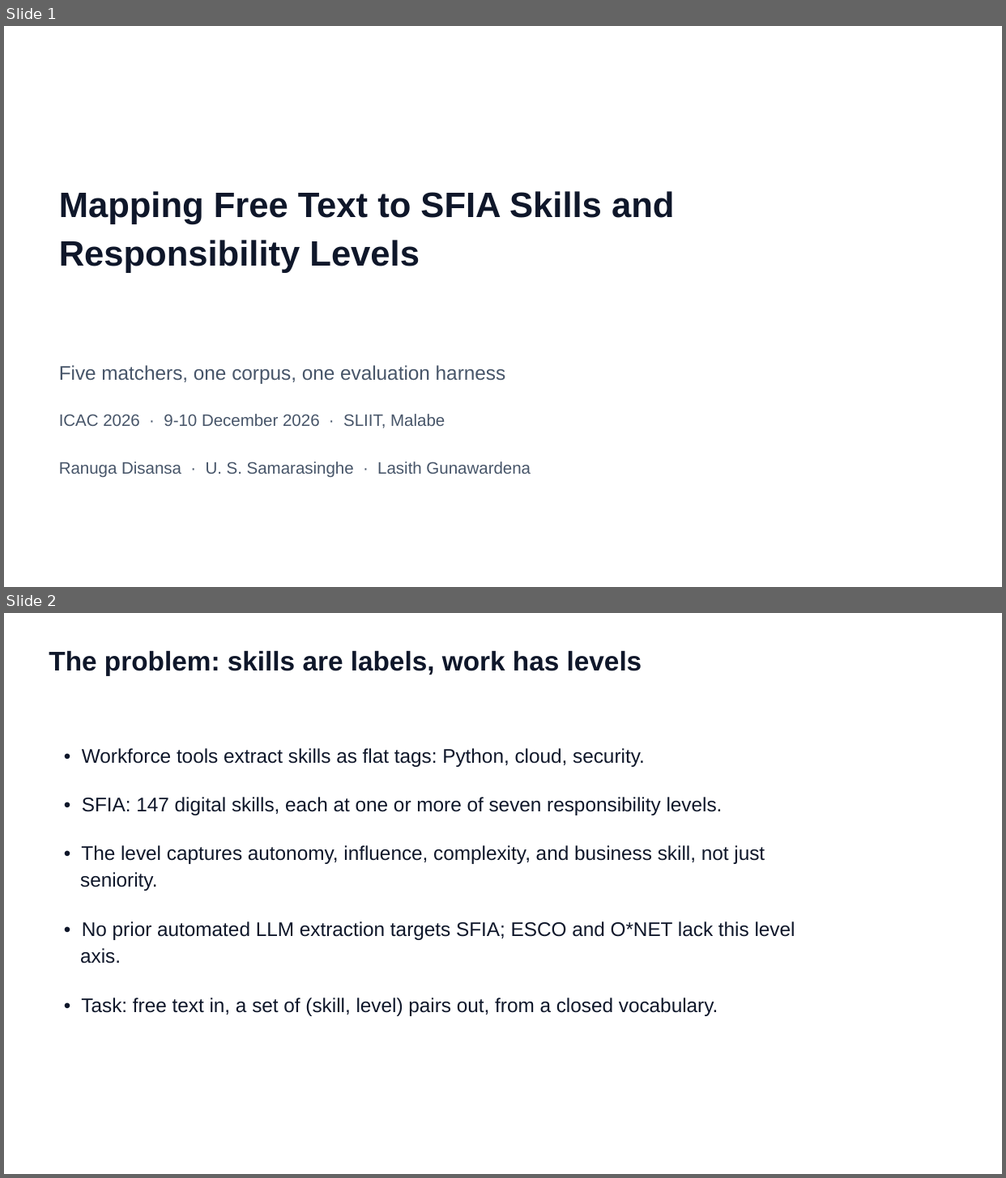
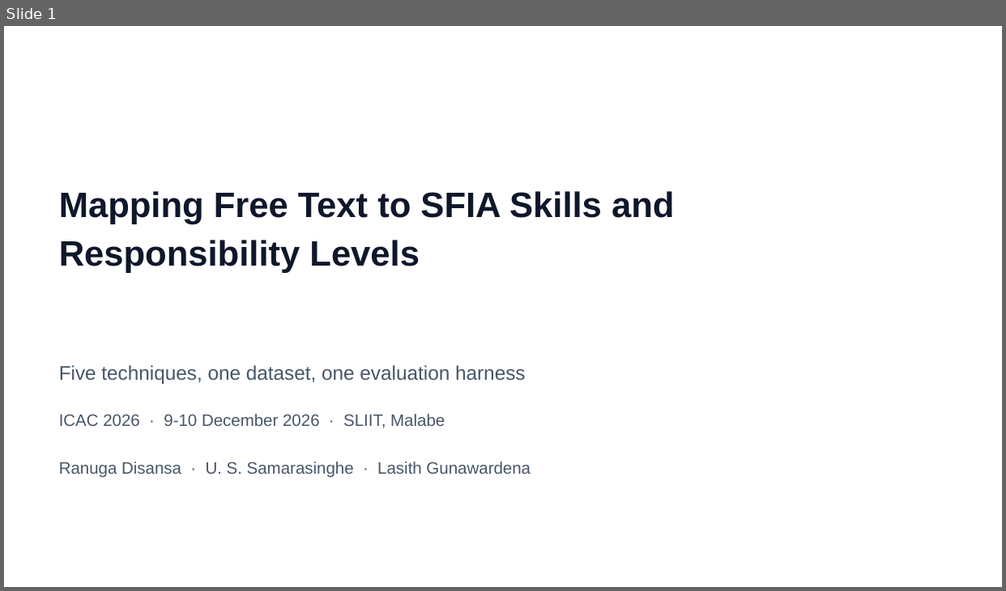
Before and after one commit to prdai/sfia-structured-skill-extraction, a slide deck: talk/deck/sfia-icac-2026.pptx. Shown one above the other, each under a label of ours: slides 1 and 2 before the commit, slide 1 after it. The pictures are 1006x1178 and 1006x591 pixels, drawn with LibreOffice and Linux fonts; fonts in the diff are those of the drawing. Boxes give left, top, right and bottom in pixels: in the first picture for what was removed or moved away, otherwise in the second. Text is boxed around its words. In the diff, an @@ line names an element or a change of style, - is before the commit and + after.

```diff
--- a/talk/deck/sfia-icac-2026.pptx
+++ b/talk/deck/sfia-icac-2026.pptx
@@ slide 2 removed at <box>4,613,1002,1174</box>, background #FFFFFF @@
@@ text removed at <box>49,650,642,675</box> @@
-The problem: skills are labels, work has levels
@@ text removed at <box>82,748,645,767</box> @@
-• Workforce tools extract skills as flat tags: Python, cloud, security.
@@ text removed at <box>82,797,722,815</box> @@
-• SFIA: 147 digital skills, each at one or more of seven responsibility levels.
@@ text removed at <box>80,845,765,891</box> @@
-• The level captures autonomy, influence, complexity, and business skill, not just
-seniority.
@@ text removed at <box>80,922,795,964</box> @@
-• No prior automated LLM extraction targets SFIA; ESCO and O*NET lack this level
-axis.
@@ text removed at <box>81,998,718,1016</box> @@
-• Task: free text in, a set of (skill, level) pairs out, from a closed vocabulary.
@@ slide 1 changed as well @@
@@ text at <box>59,365,526,384</box>: text changed @@
-Five matchers, one corpus, one evaluation harness
+Five techniques, one dataset, one evaluation harness
```
Also in this commit, not shown: 1 other slide changed, 10 slides added, 15 other slides removed, 5 other files.
